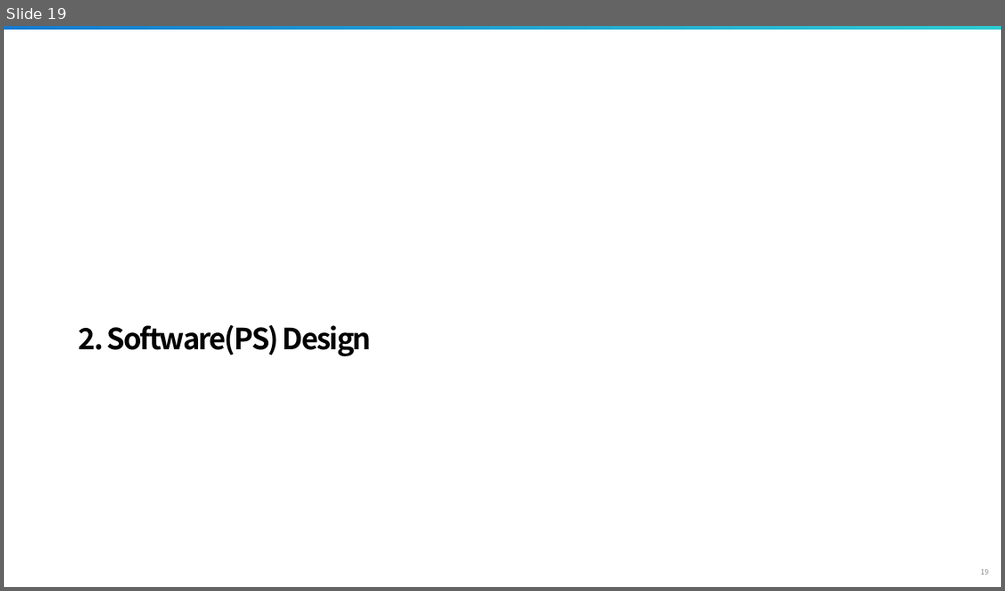
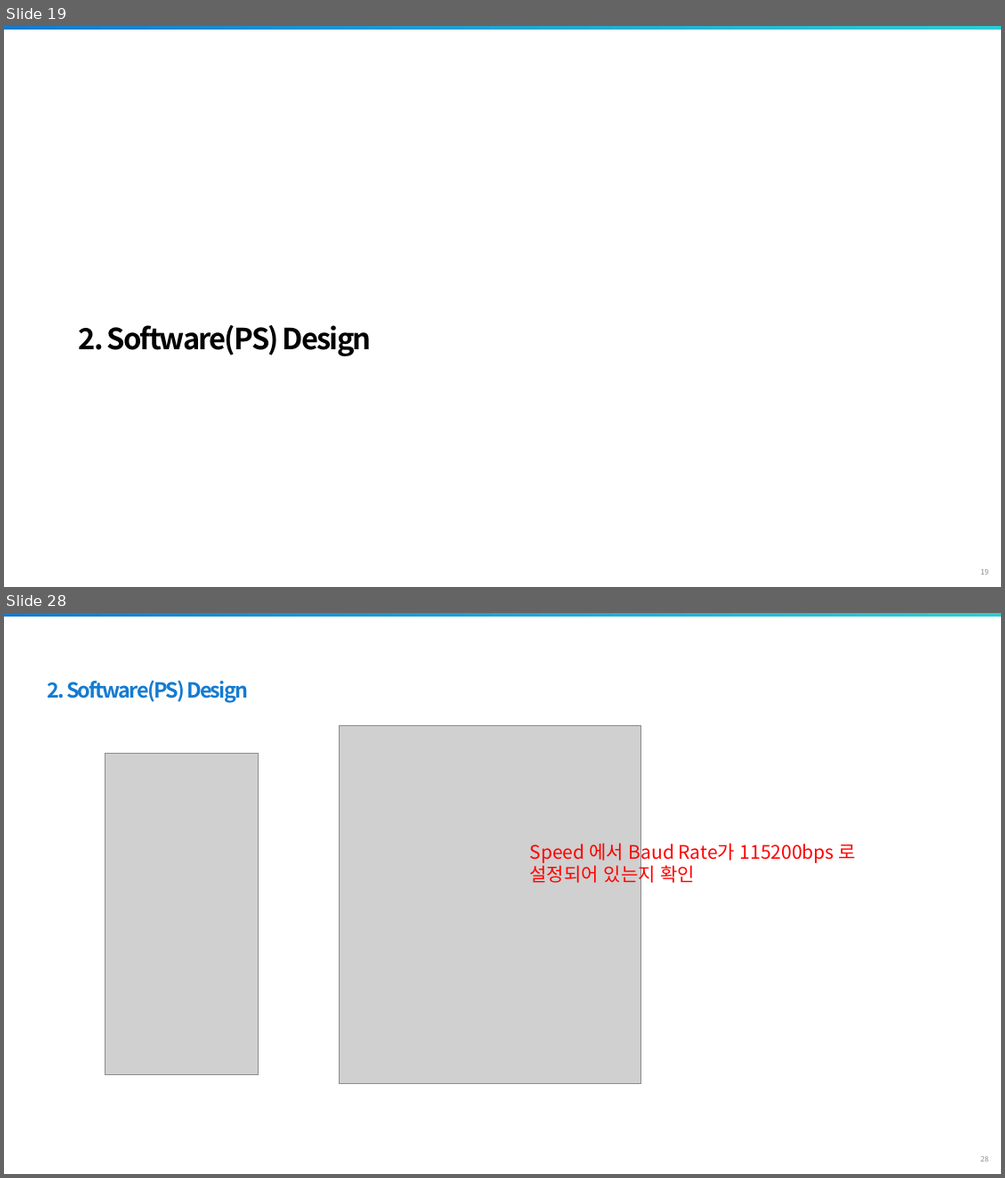
Before and after one commit to siliconground/SoC_301, a slide deck: 0_DOCS/1_EDU_REFERENCE/3_Processing_System_Basic.pptx. Shown one above the other, each under a label of ours: slide 19 before the commit, slides 19 and 28 after it; the slides between them are not shown. The pictures are 1005x591 and 1005x1178 pixels, drawn with LibreOffice and Linux fonts; fonts in the diff are those of the drawing; grey boxes stand for pictures; background and template pictures are left out. Boxes give left, top, right and bottom in pixels: in the first picture for what was removed or moved away, otherwise in the second. Text is boxed around its words. In the diff, an @@ line names an element or a change of style, - is before the commit and + after.

```diff
--- a/0_DOCS/1_EDU_REFERENCE/3_Processing_System_Basic.pptx
+++ b/0_DOCS/1_EDU_REFERENCE/3_Processing_System_Basic.pptx
@@ slide 28 added at [4,613,1001,1174], background #FFFFFF; not listed: 2 template elements that a slide beside it also shows @@
@@ text added at [48,680,248,703], 20 pt, text #147BD1, bold @@
+2. Software(PS) Design
@@ picture added at [339,725,641,1083] @@
@@ picture added at [105,754,259,1075] @@
@@ text added at [530,840,855,885], 18 pt, text #FF0000 @@
+Speed 에서 Baud Rate가 115200bps 로 설정되어 있는지 확인
```
Also in this commit, not shown: 7 slides changed, 5 other slides added, 5 slides removed.
